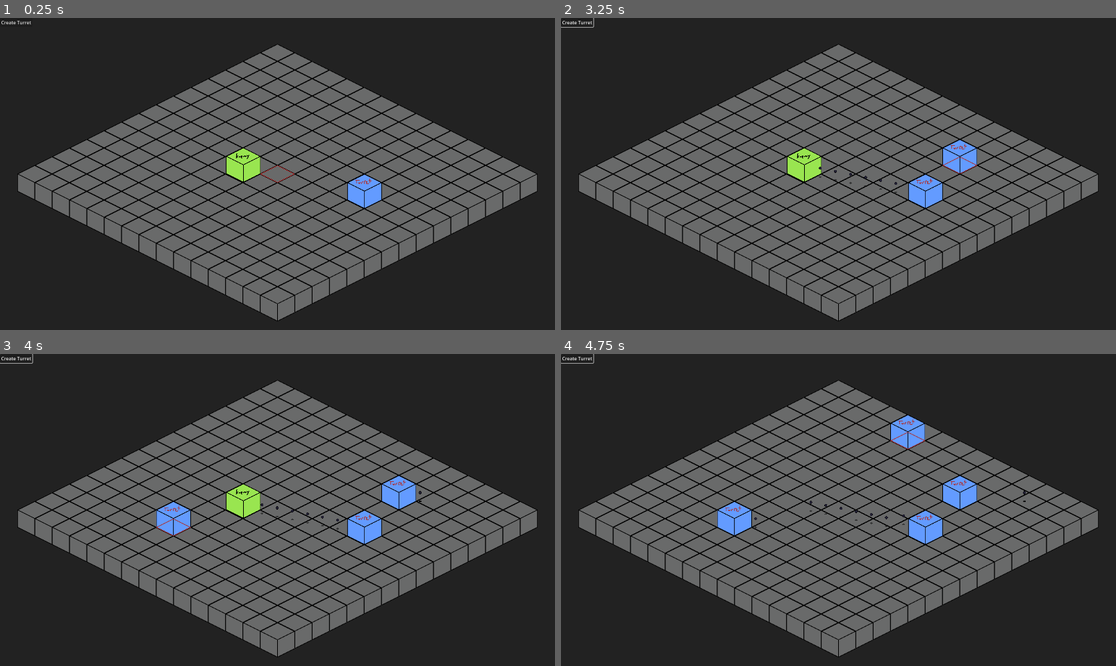
Above: before the commit, frames 1-4 (two rows, left to right).
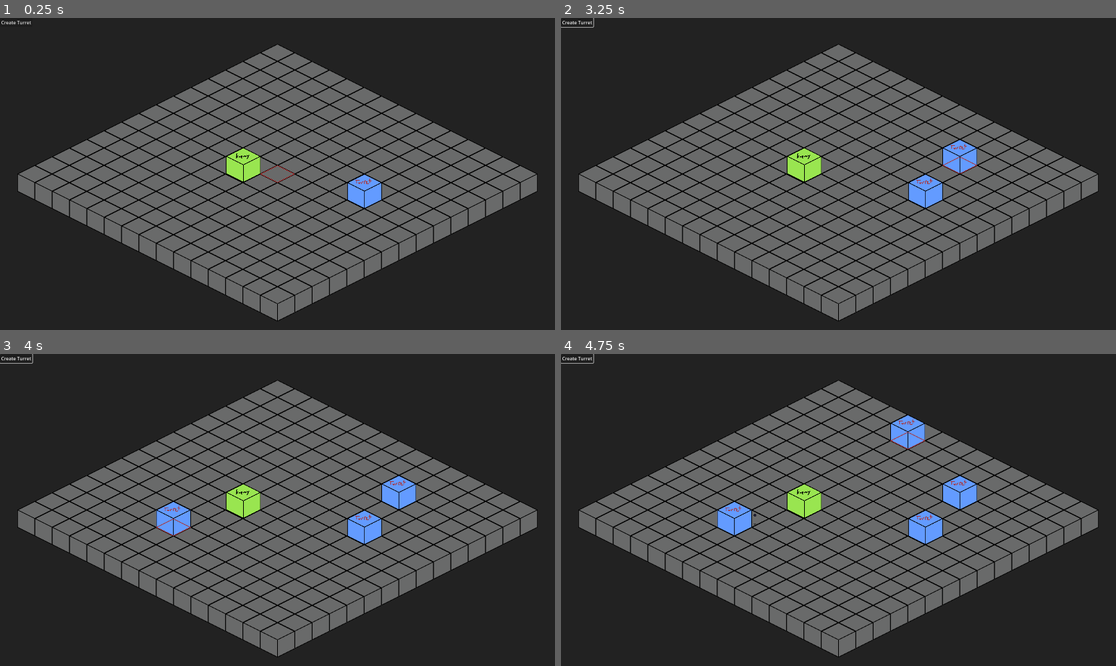
Above: after the commit, the same moments.

Repository: robert-brosh23/SpookyTowerDefense
Game: Godot game, scene res://main/main.tscn
The game is run twice, just before and just after one commit, with the same random seed, the same clock (stepped at 60 frames per second) and the same inputs.
Inputs (mouse positions are in pixels of both pictures, inside the frame that each line leads up to):
- Up to frame 1 (0.25 s): no input
- Up to frame 2 (3.25 s): click "Create Turret" at 0.5 s; click "Create Turret" at 1.25 s; click "Create Turret" at 2 s; tap Enter at 2.75 s; move the mouse to (960, 158) at 2.77 s; click (960, 158) at 2.85 s
- Up to frame 3 (4 s): tap Space at 3.5 s; move the mouse to (166, 525) at 3.52 s; click (166, 525) at 3.6 s
- Up to frame 4 (4.75 s): tap Enter at 4.25 s; move the mouse to (894, 441) at 4.27 s; click (894, 441) at 4.35 s

Frame 1 is identical in both runs. In frame 2, less than 0.1% of the frame differs, in the area x 46-61%, y 47-57%; in frame 3, less than 0.1%; in frame 4, 0.6%, in the area x 34-84%, y 41-56%.

Commit message:
Move nearest target logic to turret rather than bullet

Diff:
--- a/turret/bullet/bullet.gd
+++ b/turret/bullet/bullet.gd
@@ -5,7 +5,7 @@
 
 @export var shadow : Sprite2D
 @export var hitbox : Hitbox
-@export var detection_radius := 400.0
+
 
 var base_layer : TileMapLayer
 var direction := 0.0
@@ -28,11 +28,6 @@
 			shadow.visible = true
 
 func _ready() -> void:
-	# Aim towards nearest enemy
-	var target = _get_nearest_enemy()
-	if target:
-		direction = global_position.angle_to_point(target.hurtbox.global_position)
-
 	var timer = Timer.new()
 	base_layer = get_tree().get_first_node_in_group("base_layer")
 	add_child(timer)
@@ -40,16 +35,3 @@
 	timer.timeout.connect(func(): queue_free())
 
 	hitbox.hit_connected.connect(func(): queue_free())
-
-func _get_nearest_enemy() -> Enemy:
-	var enemies = get_tree().get_nodes_in_group("enemies")
-	var nearest : Enemy = null
-	var nearest_dist := INF
-	for e in enemies:
-		if not e or not e.is_inside_tree():
-			continue
-		var dist = global_position.distance_to(e.global_position)
-		if dist < nearest_dist and dist < detection_radius:
-			nearest = e
-			nearest_dist = dist
-	return nearest
--- a/turret/turret.gd
+++ b/turret/turret.gd
@@ -4,6 +4,7 @@
 @export_range(0, 2.0 * PI) var shot_direction: float
 @export var shot_speed : float = 200.0
 @export var sprite : Sprite2D
+@export var detection_radius := 400.0
 
 var timer: Timer
 
@@ -24,8 +25,25 @@
 	timer.start()
 
 func _on_timer_timeout():
-	var bullet = Bullet.spawn_bullet(shot_direction, shot_speed)
-	var offset = 50.0
-	bullet.position += offset * Vector2(cos(shot_direction), sin(shot_direction) / 2)
-	add_child(bullet)
+	var target = _get_nearest_enemy()
+	if target:
+		shot_direction = global_position.angle_to_point(target.hurtbox.global_position)
+		var bullet = Bullet.spawn_bullet(shot_direction, shot_speed)
+		var offset = 50.0
+		bullet.position += offset * Vector2(cos(shot_direction), sin(shot_direction) / 2)
+		add_child(bullet)
+
 	timer.start()
+
+func _get_nearest_enemy() -> Enemy:
+	var enemies = get_tree().get_nodes_in_group("enemies")
+	var nearest : Enemy = null
+	var nearest_dist := INF
+	for e in enemies:
+		if not e or not e.is_inside_tree():
+			continue
+		var dist = global_position.distance_to(e.global_position)
+		if dist < nearest_dist and dist < detection_radius:
+			nearest = e
+			nearest_dist = dist
+	return nearest
